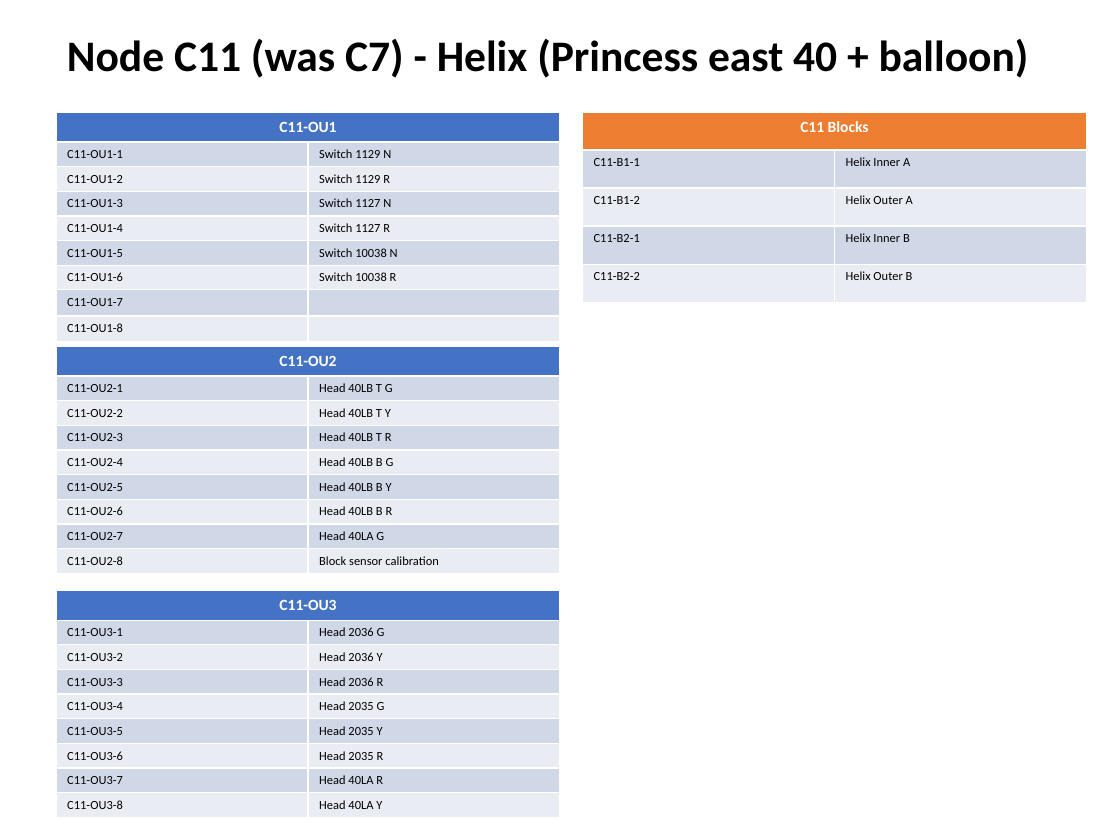
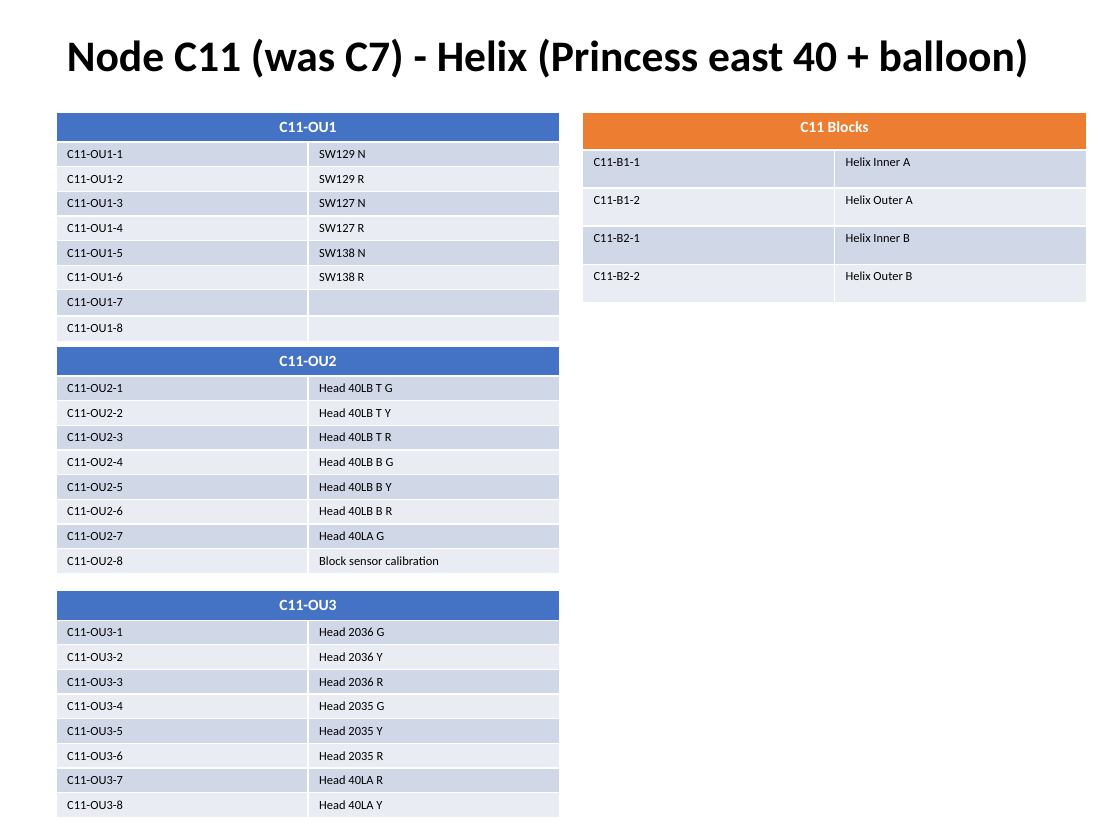
Before and after one commit to lnevo/hart, a slide deck: slide 7 of docs/wiring/Wiring_Schematic.pptx. Drawn at 1120x840 pixels with LibreOffice and Linux fonts; fonts in the diff are those of the drawing. Boxes give left, top, right and bottom in pixels: in the first picture for what was removed or moved away, otherwise in the second. Text is boxed around its words. In the diff, an @@ line names an element or a change of style, - is before the commit and + after.

```diff
--- a/docs/wiring/Wiring_Schematic.pptx
+++ b/docs/wiring/Wiring_Schematic.pptx
@@ table at bbox=[56, 112, 560, 336] @@
-row 2, column 2: Switch 1129 N
+row 2, column 2: SW129 N
-row 3, column 2: Switch 1129 R
+row 3, column 2: SW129 R
-row 4, column 2: Switch 1127 N
+row 4, column 2: SW127 N
-row 5, column 2: Switch 1127 R
+row 5, column 2: SW127 R
-row 6, column 2: Switch 10038 N
+row 6, column 2: SW138 N
-row 7, column 2: Switch 10038 R
+row 7, column 2: SW138 R
```
Also in this commit, not shown: 6 other slides changed, 9 other files.
